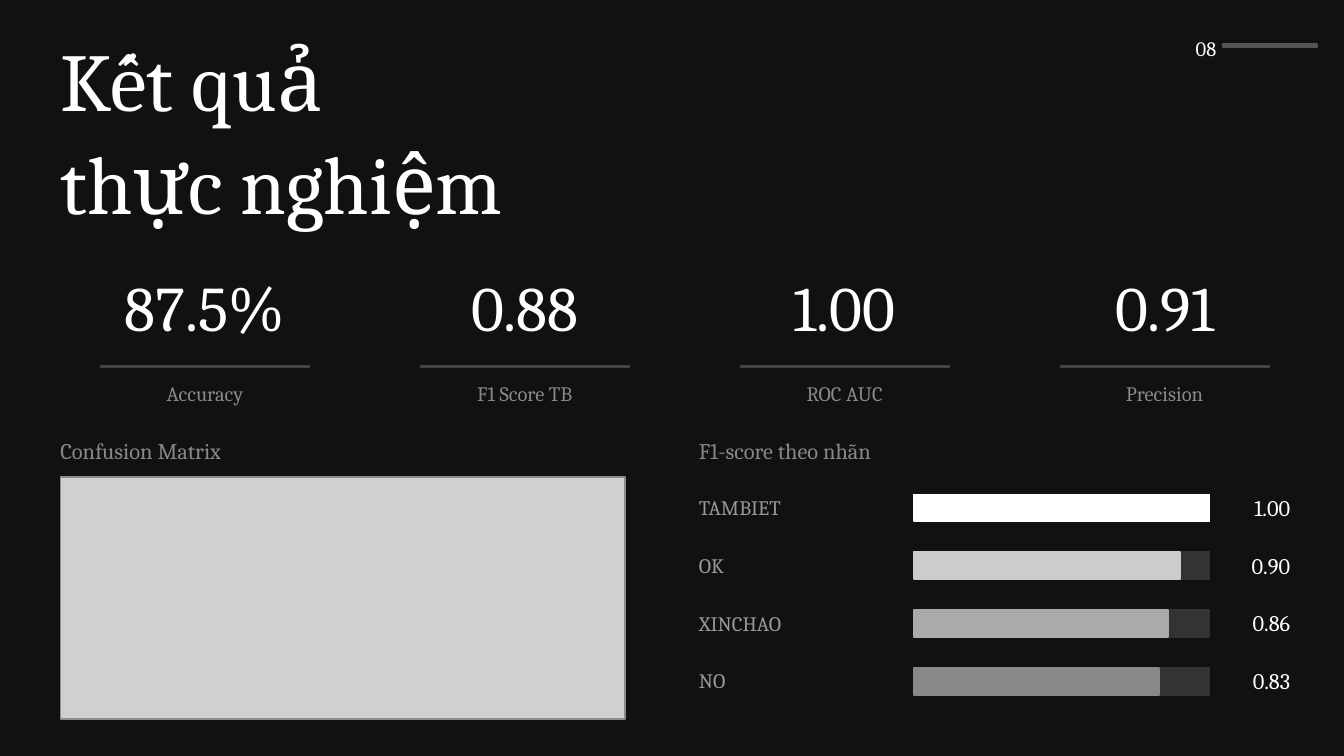
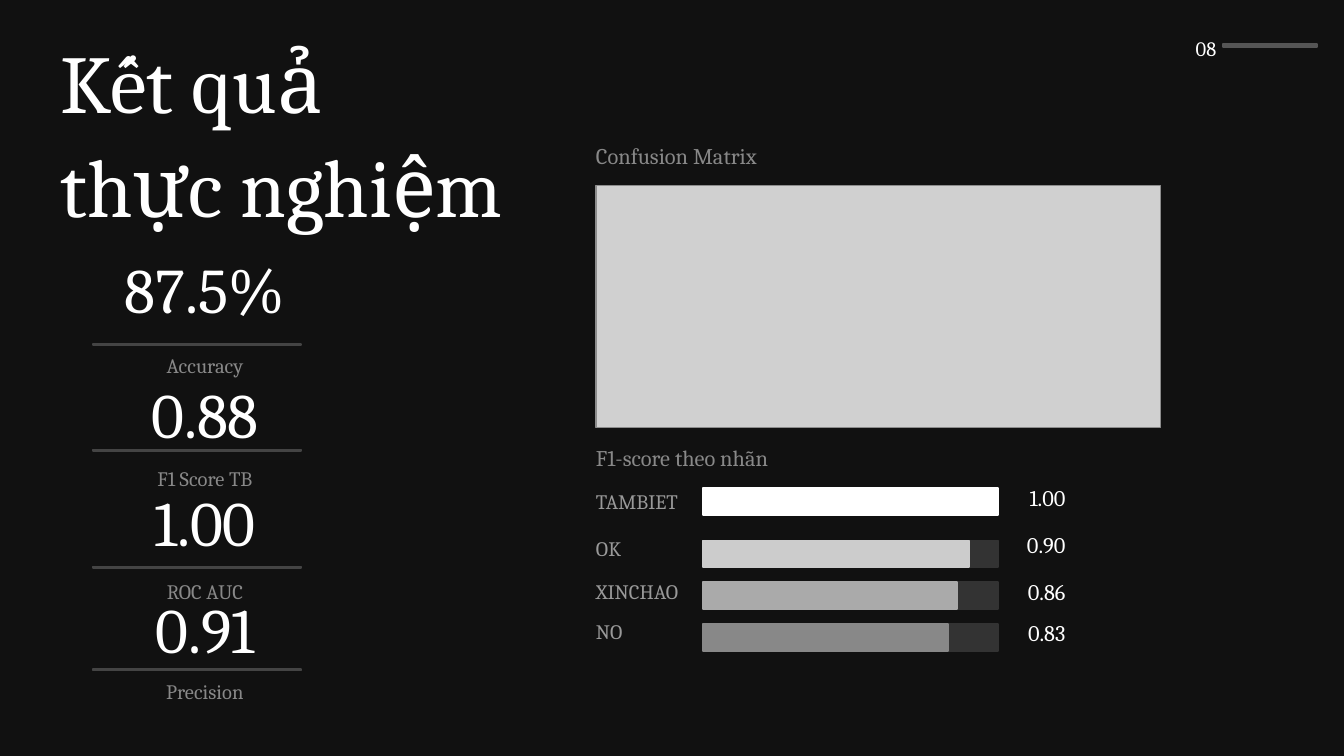
Before and after one commit to zrad224/mangcambien-cuoiky-N23DCCI018, a slide deck: slide 8 of docs/PhamAnDung_slide_cuoiky.pptx. Drawn at 1344x756 pixels with LibreOffice and Linux fonts; fonts in the diff are those of the drawing; grey boxes stand for pictures. Boxes give left, top, right and bottom in pixels: in the first picture for what was removed or moved away, otherwise in the second. Text is boxed around its words. In the diff, an @@ line names an element or a change of style, - is before the commit and + after.

```diff
--- a/docs/PhamAnDung_slide_cuoiky.pptx
+++ b/docs/PhamAnDung_slide_cuoiky.pptx
@@ text "Confusion Matrix": place and size @@
-text "Confusion Matrix" at bbox=[60, 443, 221, 459]
+text "Confusion Matrix" at bbox=[596, 148, 756, 164]
@@ picture: place and size @@
-picture at bbox=[60, 477, 625, 719]
+picture at bbox=[595, 185, 1160, 427]
@@ text "87.5%": place and size @@
-text "87.5%" at bbox=[125, 286, 285, 334]
+text "87.5%" at bbox=[125, 268, 285, 316]
@@ text "Accuracy": place and size @@
-text "Accuracy" at bbox=[167, 387, 244, 406]
+text "Accuracy" at bbox=[167, 359, 244, 378]
@@ text "0.88" rewrapped from bbox=[471, 288, 578, 332] to bbox=[151, 395, 258, 452] @@
@@ rectangle: place and size @@
-rectangle at bbox=[101, 366, 309, 367]
+rectangle at bbox=[93, 344, 301, 345]
@@ text "F1-score theo nhãn": place and size @@
-text "F1-score theo nhãn" at bbox=[699, 443, 871, 459]
+text "F1-score theo nhãn" at bbox=[596, 450, 768, 466]
@@ text "F1 Score TB": place and size @@
-text "F1 Score TB" at bbox=[477, 387, 572, 401]
+text "F1 Score TB" at bbox=[157, 472, 252, 486]
@@ text "1.00": place and size @@
-text "1.00" at bbox=[794, 288, 896, 332]
+text "1.00" at bbox=[154, 503, 256, 547]
@@ rectangle: place and size @@
-rectangle at bbox=[421, 366, 629, 367]
+rectangle at bbox=[93, 450, 301, 452]
@@ text "TAMBIET": place and size @@
-text "TAMBIET" at bbox=[699, 501, 781, 515]
+text "TAMBIET" at bbox=[596, 495, 678, 509]
@@ text "1.00": place and size @@
-text "1.00" at bbox=[1254, 501, 1290, 516]
+text "1.00" at bbox=[1030, 491, 1066, 506]
@@ rectangle: place and size @@
-rectangle at bbox=[914, 495, 1210, 521]
+rectangle at bbox=[703, 488, 999, 515]
@@ text "OK": place and size @@
-text "OK" at bbox=[699, 559, 724, 573]
+text "OK" at bbox=[596, 542, 621, 556]
@@ text "0.90": place and size @@
-text "0.90" at bbox=[1252, 559, 1290, 574]
+text "0.90" at bbox=[1027, 538, 1065, 553]
@@ rectangle: place and size @@
-rectangle at bbox=[741, 366, 949, 367]
+rectangle at bbox=[93, 567, 301, 569]
@@ text "XINCHAO": place and size @@
-text "XINCHAO" at bbox=[699, 617, 781, 631]
+text "XINCHAO" at bbox=[596, 585, 678, 599]
@@ rectangle: place and size @@
-rectangle at bbox=[914, 552, 1210, 579]
+rectangle at bbox=[703, 540, 999, 567]
@@ rectangle: place and size @@
-rectangle at bbox=[914, 552, 1180, 579]
+rectangle at bbox=[703, 540, 969, 567]
@@ text "0.86": place and size @@
-text "0.86" at bbox=[1253, 616, 1291, 631]
+text "0.86" at bbox=[1028, 585, 1066, 600]
@@ text "ROC AUC": place and size @@
-text "ROC AUC" at bbox=[807, 387, 883, 401]
+text "ROC AUC" at bbox=[167, 585, 243, 599]
@@ text "0.91" rewrapped from bbox=[1115, 288, 1214, 332] to bbox=[155, 595, 254, 654] @@
@@ rectangle: place and size @@
-rectangle at bbox=[914, 610, 1210, 637]
+rectangle at bbox=[703, 582, 999, 609]
@@ rectangle: place and size @@
-rectangle at bbox=[914, 610, 1168, 637]
+rectangle at bbox=[703, 582, 957, 609]
@@ text "NO": place and size @@
-text "NO" at bbox=[699, 674, 726, 688]
+text "NO" at bbox=[596, 625, 623, 639]
@@ rectangle: place and size @@
-rectangle at bbox=[914, 668, 1210, 695]
+rectangle at bbox=[703, 624, 999, 650]
@@ rectangle: place and size @@
-rectangle at bbox=[914, 668, 1160, 695]
+rectangle at bbox=[703, 624, 949, 650]
@@ text "0.83": place and size @@
-text "0.83" at bbox=[1253, 674, 1290, 689]
+text "0.83" at bbox=[1028, 626, 1065, 641]
@@ text "Precision": place and size @@
-text "Precision" at bbox=[1126, 387, 1203, 401]
+text "Precision" at bbox=[166, 685, 243, 699]
@@ rectangle: place and size @@
-rectangle at bbox=[1060, 366, 1269, 367]
+rectangle at bbox=[93, 669, 301, 671]
```
Also in this commit, not shown: 8 other slides changed, 1 other file.
